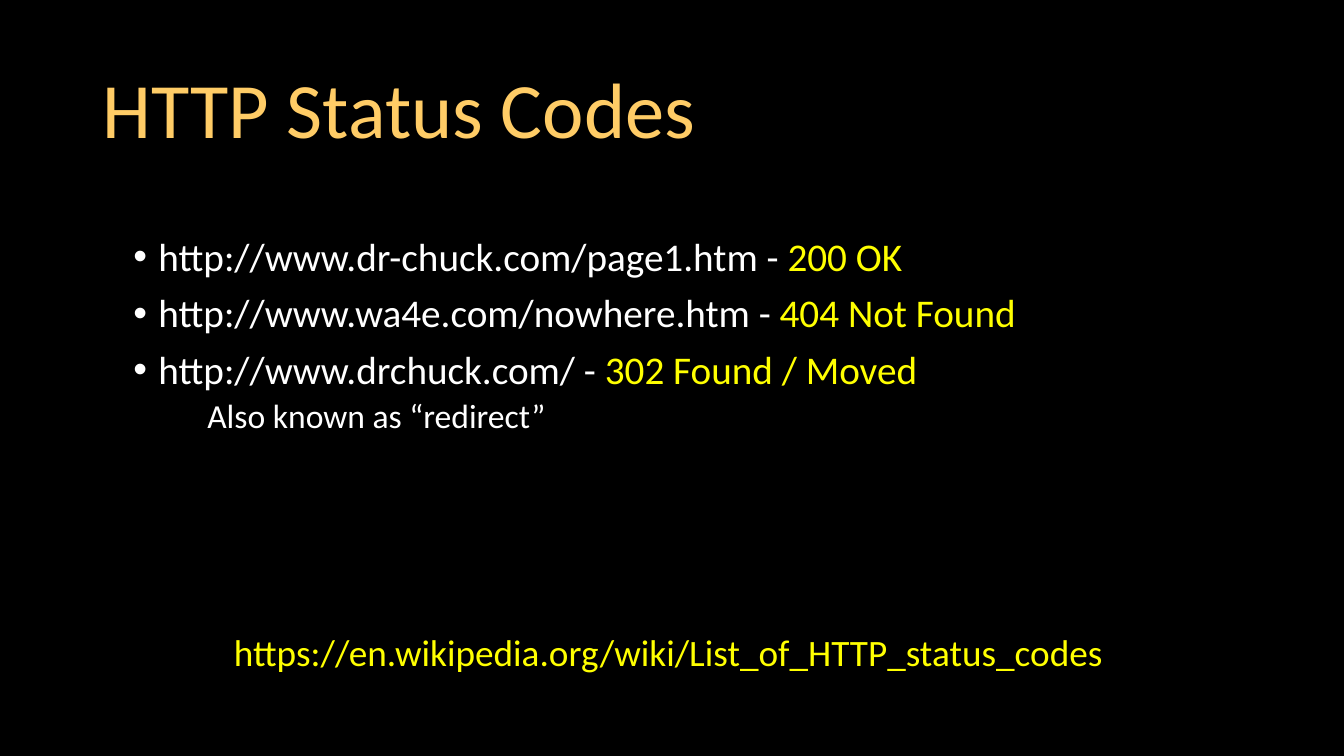
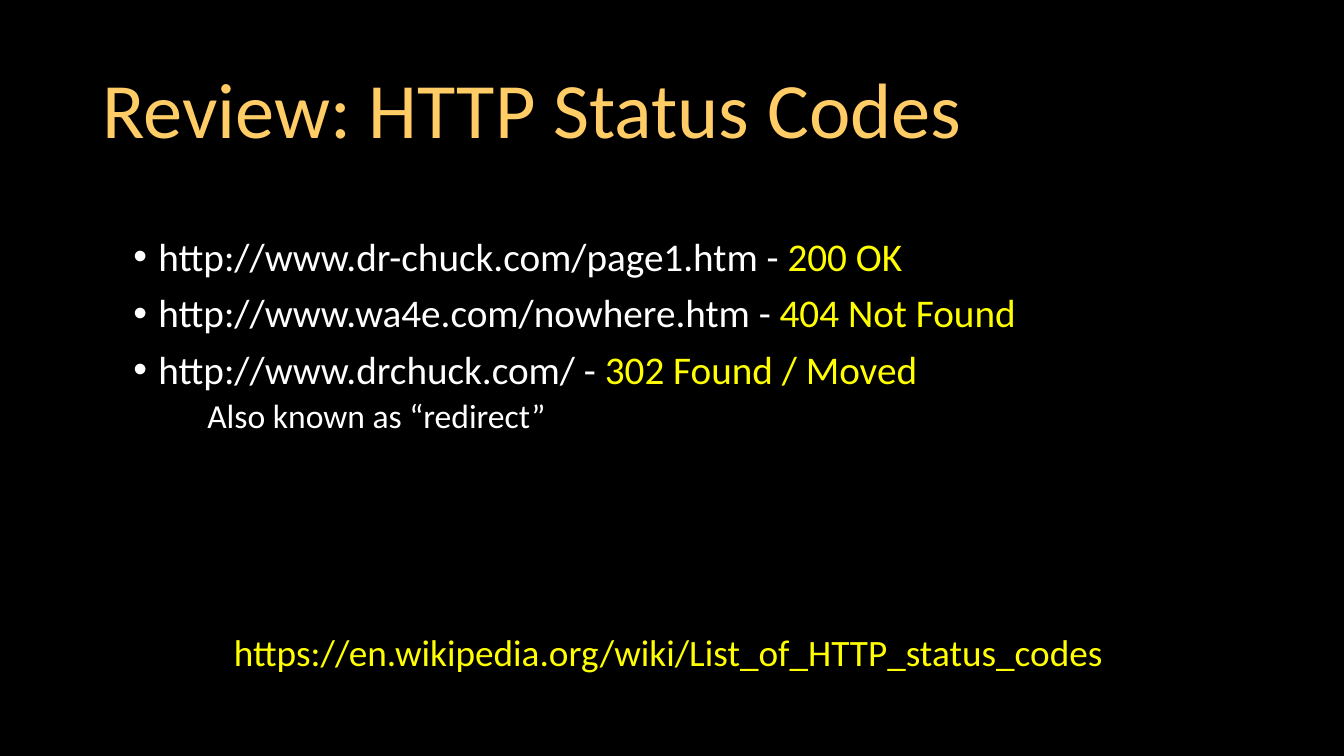
Before and after one commit to csev/dj4e, a slide deck: slide 41 of lectures/DJ-09-Forms.pptx (slide 13 before the commit). Drawn at 1344x756 pixels with LibreOffice and Linux fonts; fonts in the diff are those of the drawing. Boxes give left, top, right and bottom in pixels: in the first picture for what was removed or moved away, otherwise in the second. Text is boxed around its words. In the diff, an @@ line names an element or a change of style, - is before the commit and + after.

```diff
--- a/lectures/DJ-09-Forms.pptx
+++ b/lectures/DJ-09-Forms.pptx
@@ title at (102,83,961,139): text changed @@
-HTTP Status Codes
+Review: HTTP Status Codes
```
Also in this commit, not shown: 15 other slides changed, 27 slides added, 11 slides removed, 28 other files.
